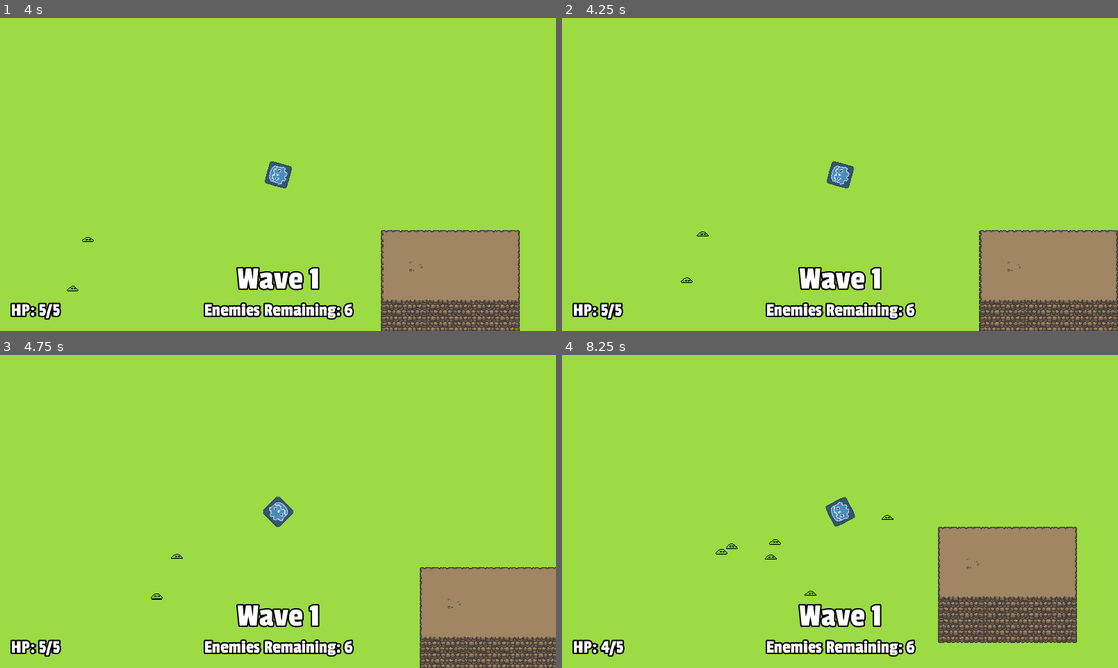
Above: before the commit, frames 1-4 (two rows, left to right).
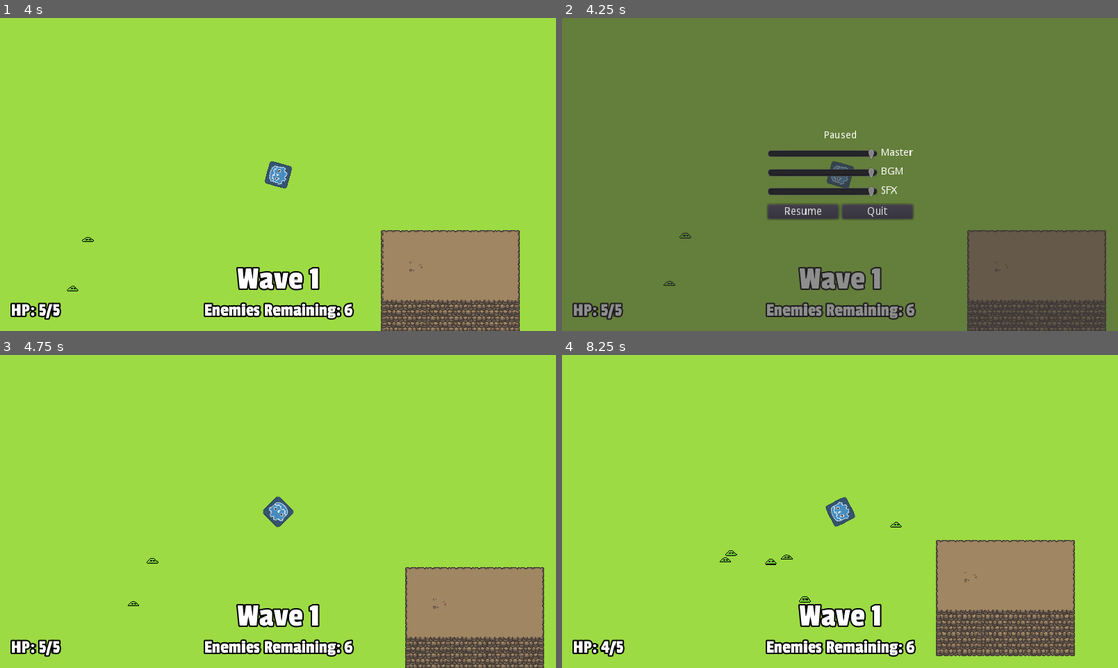
Above: after the commit, the same moments.

Repository: stuson/go-godot-4-game-jam
Game: Godot game, scene res://stages/Level.tscn
Two runs of this game, one before a commit and one after it. Both use one fixed random seed, a clock stepped at 60 frames per second and the inputs below.
Inputs (mouse positions are in pixels of both pictures, inside the frame that each line leads up to):
- Up to frame 1 (4 s): tap Enter at 0.5 s; move the mouse to (400, 158) at 0.52 s; press the mouse at (400, 158) at 0.53 s; hold D (move_right) 0.53-1.28 s; move the mouse to (166, 190) at 1.27 s; release the mouse at (166, 190) at 1.28 s; hold S (move_down) 1.28-2.03 s; tap Space (roll) at 1.35, 2.85 s; move the mouse to (333, 105) at 2.02 s; press the mouse at (333, 105) at 2.03 s; hold D (move_right) 2.03-2.78 s; move the mouse to (250, 237) at 2.77 s; release the mouse at (250, 237) at 2.78 s; hold W (move_up) 2.78-3.53 s; move the mouse to (444, 221) at 3.52 s; press the mouse at (444, 221) at 3.53 s; hold A (move_left) from 3.53 s (still down)
- Up to frame 2 (4.25 s): keep holding A (move_left); tap Escape (pause, bound only after the commit) at 4.15 s
- Up to frame 3 (4.75 s): release A (move_left) at 4.25 s; release the mouse at (444, 558) at 4.25 s; click (239, 549) at 4.25 s, where only the run after the commit has a clickable "Resume"
- Up to frame 4 (8.25 s): move the mouse to (673, 464) at 5.02 s; hold A (move_left) 5.03-5.78 s; tap Space (roll) at 5.1, 6.6, 8.1 s; move the mouse to (867, 511) at 5.77 s; press the mouse at (867, 511) at 5.78 s; hold S (move_down) 5.78-6.53 s; move the mouse to (756, 433) at 6.52 s; release the mouse at (756, 433) at 6.53 s; hold D (move_right) 6.53-7.28 s; move the mouse to (962, 495) at 7.27 s; press the mouse at (962, 495) at 7.28 s; hold W (move_up) 7.28-8.03 s; move the mouse to (728, 527) at 8.02 s; release the mouse at (728, 527) at 8.03 s; hold D (move_right) from 8.03 s (still down)

Frame 1 is identical in both runs. In frame 2, 98% of the frame differs, in the area x 0-100%, y 0-100%; in frame 3, 2.6%; in frame 4, 5.3%.

Commit message:
add pause menu

Diff:
--- a/characters/enemies/basic_enemy/BasicEnemy.tscn
+++ b/characters/enemies/basic_enemy/BasicEnemy.tscn
@@ -214,7 +214,7 @@
 [node name="AnimatedSprite" type="AnimatedSprite" parent="."]
 material = ExtResource( 4 )
 frames = SubResource( 25 )
-frame = 8
+frame = 2
 playing = true
 centered = false
 offset = Vector2( -8, -12 )
@@ -242,3 +242,4 @@
 autostart = true
 
 [node name="HitSfxPlayer" type="AudioStreamPlayer2D" parent="."]
+bus = "SFX"
--- a/characters/enemies/tank_enemy/TankEnemy.tscn
+++ b/characters/enemies/tank_enemy/TankEnemy.tscn
@@ -233,7 +233,7 @@
 [node name="AnimatedSprite" type="AnimatedSprite" parent="."]
 material = ExtResource( 4 )
 frames = SubResource( 26 )
-frame = 6
+frame = 10
 playing = true
 centered = false
 offset = Vector2( -16, -24 )
@@ -261,3 +261,4 @@
 autostart = true
 
 [node name="HitSfxPlayer" type="AudioStreamPlayer2D" parent="."]
+bus = "SFX"
--- /dev/null
+++ b/default_bus_layout.tres
@@ -0,0 +1,15 @@
+[gd_resource type="AudioBusLayout" format=2]
+
+[resource]
+bus/1/name = "BGM"
+bus/1/solo = false
+bus/1/mute = false
+bus/1/bypass_fx = false
+bus/1/volume_db = 0.0
+bus/1/send = "Master"
+bus/2/name = "SFX"
+bus/2/solo = false
+bus/2/mute = false
+bus/2/bypass_fx = false
+bus/2/volume_db = 0.0
+bus/2/send = "Master"
--- a/project.godot
+++ b/project.godot
@@ -142,6 +142,11 @@
 "events": [ Object(InputEventKey,"resource_local_to_scene":false,"resource_name":"","device":0,"alt":false,"shift":false,"control":false,"meta":false,"command":false,"pressed":false,"scancode":0,"physical_scancode":82,"unicode":0,"echo":false,"script":null)
  ]
 }
+pause={
+"deadzone": 0.5,
+"events": [ Object(InputEventKey,"resource_local_to_scene":false,"resource_name":"","device":0,"alt":false,"shift":false,"control":false,"meta":false,"command":false,"pressed":false,"scancode":0,"physical_scancode":16777217,"unicode":0,"echo":false,"script":null)
+ ]
+}
 
 [layer_names]
 
--- a/stages/Level.tscn
+++ b/stages/Level.tscn
@@ -1023,6 +1023,7 @@
 pause_mode = 2
 stream = ExtResource( 12 )
 autoplay = true
+bus = "BGM"
 
 [connection signal="player_died" from="Player" to="DeathMessage" method="_on_Player_player_died"]
 [connection signal="wave_cleared" from="SpawnManager" to="UpgradesMenu" method="_on_SpawnManager_wave_cleared"]
--- a/ui/hud/HUD.tscn
+++ b/ui/hud/HUD.tscn
@@ -1,8 +1,9 @@
-[gd_scene load_steps=4 format=2]
+[gd_scene load_steps=5 format=2]
 
 [ext_resource path="res://assets/HudFont.tres" type="DynamicFont" id=1]
 [ext_resource path="res://ui/hud/HUD.gd" type="Script" id=2]
 [ext_resource path="res://assets/HudFont_Large.tres" type="DynamicFont" id=3]
+[ext_resource path="res://ui/hud/PauseMenu.tscn" type="PackedScene" id=4]
 
 [node name="HUD" type="CanvasLayer" groups=["HUD"]]
 script = ExtResource( 2 )
@@ -45,3 +46,5 @@
 custom_fonts/font = ExtResource( 1 )
 text = "More..."
 align = 1
+
+[node name="PauseMenu" parent="." instance=ExtResource( 4 )]
--- /dev/null
+++ b/ui/hud/PauseMenu.gd
@@ -0,0 +1,20 @@
+extends Control
+
+var is_paused = false setget set_is_paused
+
+func _unhandled_input(event):
+    if event.is_action_pressed("pause"):
+        self.is_paused = !is_paused
+
+func set_is_paused(value):
+    is_paused = value
+    get_tree().paused = is_paused
+    visible = is_paused
+
+
+func _on_ResumeButton_pressed():
+    self.is_paused = false
+
+
+func _on_QuitButton_pressed():
+    get_tree().quit()
--- /dev/null
+++ b/ui/hud/PauseMenu.tscn
@@ -0,0 +1,123 @@
+[gd_scene load_steps=3 format=2]
+
+[ext_resource path="res://ui/hud/PauseMenu.gd" type="Script" id=1]
+[ext_resource path="res://ui/hud/VolumeSlider.gd" type="Script" id=2]
+
+[node name="PauseMenu" type="Control"]
+pause_mode = 2
+visible = false
+anchor_right = 1.0
+anchor_bottom = 1.0
+script = ExtResource( 1 )
+
+[node name="Background" type="ColorRect" parent="."]
+anchor_right = 1.0
+anchor_bottom = 1.0
+color = Color( 0.219608, 0.207843, 0.207843, 0.560784 )
+
+[node name="CenterContainer" type="CenterContainer" parent="."]
+anchor_right = 1.0
+anchor_bottom = 1.0
+
+[node name="VBoxContainer" type="VBoxContainer" parent="CenterContainer"]
+margin_left = 284.0
+margin_top = 155.0
+margin_right = 484.0
+margin_bottom = 277.0
+rect_min_size = Vector2( 200, 0 )
+custom_constants/separation = 10
+
+[node name="Label" type="Label" parent="CenterContainer/VBoxContainer"]
+margin_right = 200.0
+margin_bottom = 14.0
+text = "Paused"
+align = 1
+valign = 1
+
+[node name="HBoxContainer" type="HBoxContainer" parent="CenterContainer/VBoxContainer"]
+margin_top = 24.0
+margin_right = 200.0
+margin_bottom = 92.0
+custom_constants/separation = 5
+
+[node name="VBoxContainer" type="VBoxContainer" parent="CenterContainer/VBoxContainer/HBoxContainer"]
+margin_right = 151.0
+margin_bottom = 68.0
+size_flags_horizontal = 3
+custom_constants/separation = 10
+
+[node name="MasterSlider" type="HSlider" parent="CenterContainer/VBoxContainer/HBoxContainer/VBoxContainer"]
+margin_right = 151.0
+margin_bottom = 16.0
+size_flags_horizontal = 3
+value = 100.0
+script = ExtResource( 2 )
+
+[node name="BGMSlider" type="HSlider" parent="CenterContainer/VBoxContainer/HBoxContainer/VBoxContainer"]
+margin_top = 26.0
+margin_right = 151.0
+margin_bottom = 42.0
+size_flags_horizontal = 3
+value = 100.0
+script = ExtResource( 2 )
+audio_bus_name = "BGM"
+
+[node name="SFXSlider" type="HSlider" parent="CenterContainer/VBoxContainer/HBoxContainer/VBoxContainer"]
+margin_top = 52.0
+margin_right = 151.0
+margin_bottom = 68.0
+size_flags_horizontal = 3
+value = 100.0
+script = ExtResource( 2 )
+audio_bus_name = "SFX"
+
+[node name="VBoxContainer2" type="VBoxContainer" parent="CenterContainer/VBoxContainer/HBoxContainer"]
+margin_left = 156.0
+margin_right = 200.0
+margin_bottom = 68.0
+custom_constants/separation = 12
+
+[node name="MasterLabel" type="Label" parent="CenterContainer/VBoxContainer/HBoxContainer/VBoxContainer2"]
+margin_right = 44.0
+margin_bottom = 14.0
+text = "Master"
+align = 2
+
+[node name="BGMLabel" type="Label" parent="CenterContainer/VBoxContainer/HBoxContainer/VBoxContainer2"]
+margin_top = 26.0
+margin_right = 44.0
+margin_bottom = 40.0
+text = "BGM"
+
+[node name="SFXLabel" type="Label" parent="CenterContainer/VBoxContainer/HBoxContainer/VBoxContainer2"]
+margin_top = 52.0
+margin_right = 44.0
+margin_bottom = 66.0
+text = "SFX"
+
+[node name="HBoxContainer2" type="HBoxContainer" parent="CenterContainer/VBoxContainer"]
+margin_top = 102.0
+margin_right = 200.0
+margin_bottom = 122.0
+
+[node name="ResumeButton" type="Button" parent="CenterContainer/VBoxContainer/HBoxContainer2"]
+margin_right = 98.0
+margin_bottom = 20.0
+size_flags_horizontal = 3
+text = "Resume"
+
+[node name="QuitButton" type="Button" parent="CenterContainer/VBoxContainer/HBoxContainer2"]
+margin_left = 102.0
+margin_right = 200.0
+margin_bottom = 20.0
+size_flags_horizontal = 3
+text = "Quit"
+
+[connection signal="mouse_entered" from="CenterContainer/VBoxContainer/HBoxContainer/VBoxContainer/MasterSlider" to="CenterContainer/VBoxContainer/HBoxContainer/VBoxContainer/MasterSlider" method="release_focus"]
+[connection signal="value_changed" from="CenterContainer/VBoxContainer/HBoxContainer/VBoxContainer/MasterSlider" to="CenterContainer/VBoxContainer/HBoxContainer/VBoxContainer/MasterSlider" method="_on_value_changed"]
+[connection signal="mouse_exited" from="CenterContainer/VBoxContainer/HBoxContainer/VBoxContainer/BGMSlider" to="CenterContainer/VBoxContainer/HBoxContainer/VBoxContainer/BGMSlider" method="release_focus"]
+[connection signal="value_changed" from="CenterContainer/VBoxContainer/HBoxContainer/VBoxContainer/BGMSlider" to="CenterContainer/VBoxContainer/HBoxContainer/VBoxContainer/BGMSlider" method="_on_value_changed"]
+[connection signal="mouse_exited" from="CenterContainer/VBoxContainer/HBoxContainer/VBoxContainer/SFXSlider" to="CenterContainer/VBoxContainer/HBoxContainer/VBoxContainer/SFXSlider" method="release_focus"]
+[connection signal="value_changed" from="CenterContainer/VBoxContainer/HBoxContainer/VBoxContainer/SFXSlider" to="CenterContainer/VBoxContainer/HBoxContainer/VBoxContainer/SFXSlider" method="_on_value_changed"]
+[connection signal="pressed" from="CenterContainer/VBoxContainer/HBoxContainer2/ResumeButton" to="." method="_on_ResumeButton_pressed"]
+[connection signal="pressed" from="CenterContainer/VBoxContainer/HBoxContainer2/QuitButton" to="." method="_on_QuitButton_pressed"]
--- /dev/null
+++ b/ui/hud/VolumeSlider.gd
@@ -0,0 +1,13 @@
+extends HSlider
+
+
+export var audio_bus_name = "Master"
+
+onready var bus = AudioServer.get_bus_index(audio_bus_name)
+
+func _ready() -> void:
+    value = db2linear(AudioServer.get_bus_volume_db(bus)) * 100
+
+func _on_value_changed(value: float) -> void:
+    if has_focus():
+        AudioServer.set_bus_volume_db(bus, linear2db(value / 100))
